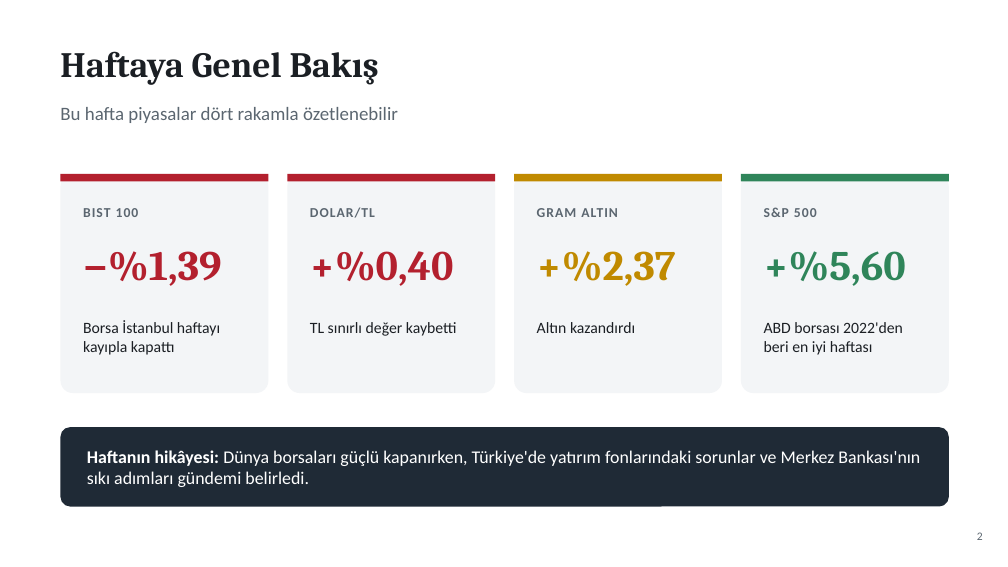
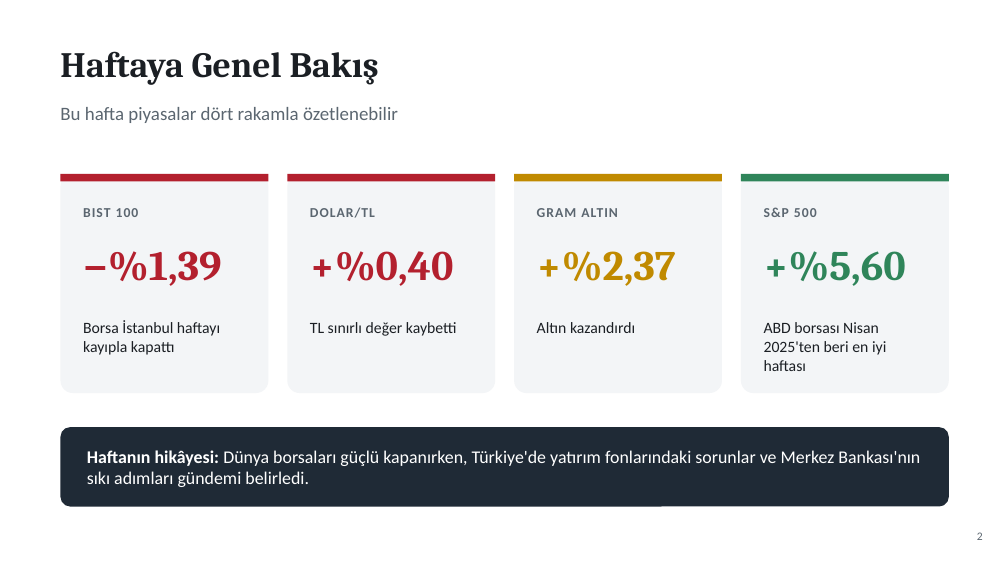
Before and after one commit to likyastudio/ikya-studios-ad, a slide deck: slide 2 of sunum/Haftalik_Ekonomi_Gundemi_Sade.pptx. Drawn at 1008x567 pixels with LibreOffice and Linux fonts; fonts in the diff are those of the drawing. Boxes give left, top, right and bottom in pixels: in the first picture for what was removed or moved away, otherwise in the second. Text is boxed around its words. In the diff, an @@ line names an element or a change of style, - is before the commit and + after.

```diff
--- a/sunum/Haftalik_Ekonomi_Gundemi_Sade.pptx
+++ b/sunum/Haftalik_Ekonomi_Gundemi_Sade.pptx
@@ text at (764, 322, 886, 371): text changed @@
-ABD borsası 2022'den beri en iyi haftası
+ABD borsası Nisan 2025'ten beri en iyi haftası
```
Also in this commit, not shown: 14 other slides changed, 1 slide added, 1 slide removed.
